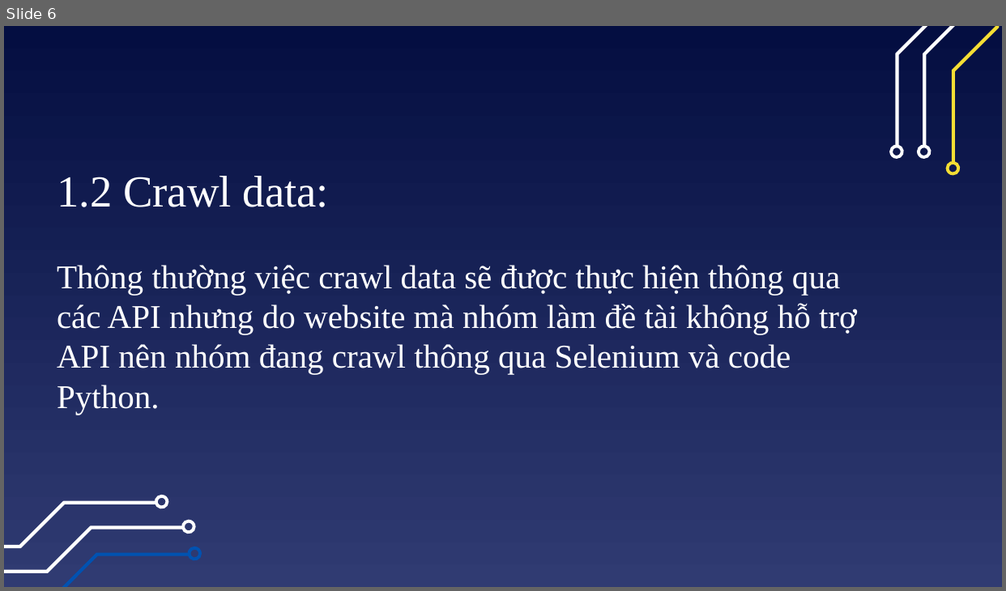
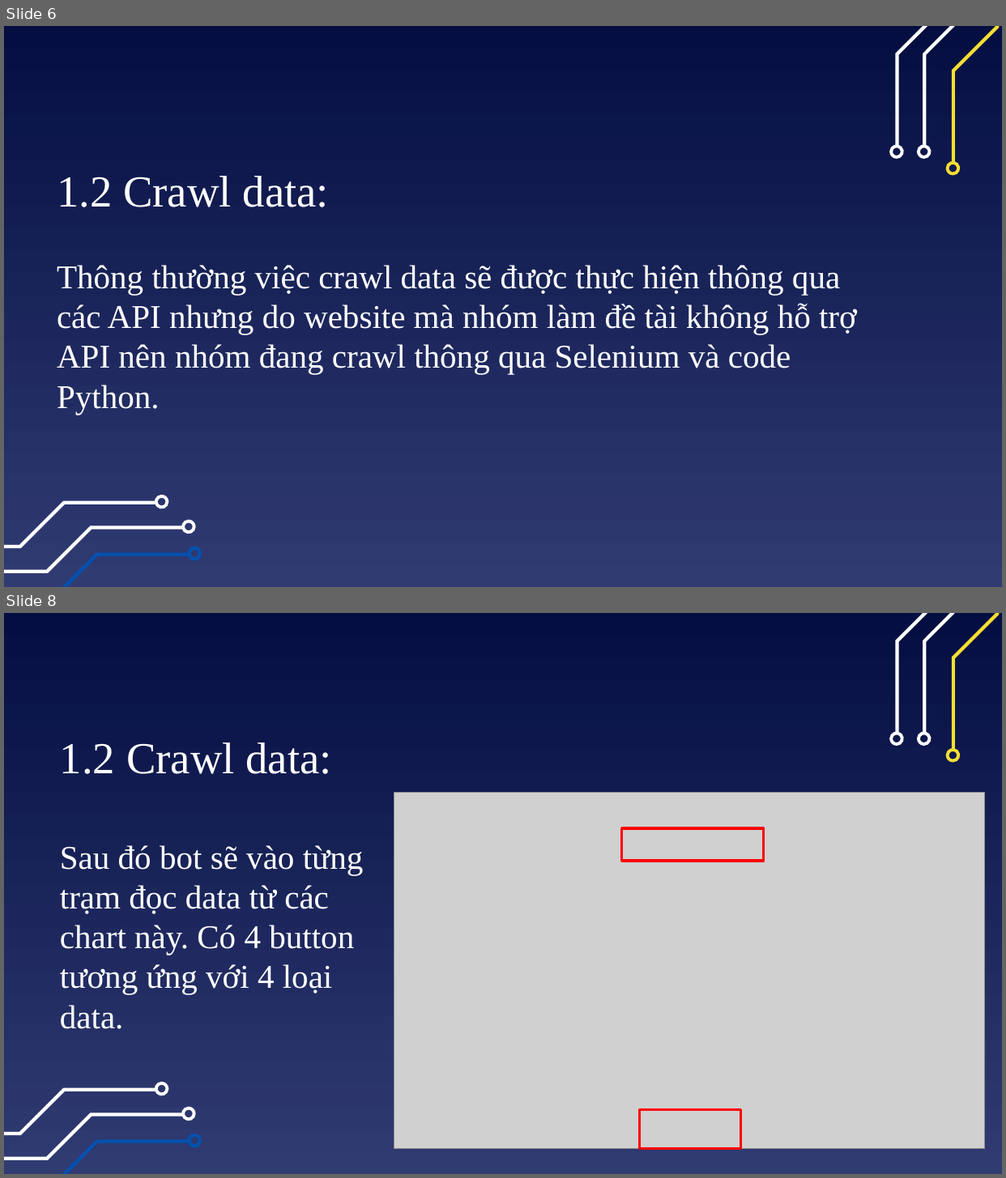
Before and after one commit to quandum/hcm_air_quality, a slide deck: report/[KyThuatXuLyDuLieu]Báo cáo đồ án cuối kỳ_Nhóm_11.pptx. Shown one above the other, each under a label of ours: slide 6 before the commit, slides 6 and 8 after it; the slides between them are not shown. The pictures are 1006x591 and 1006x1178 pixels, drawn with LibreOffice and Linux fonts; fonts in the diff are those of the drawing; grey boxes stand for pictures. Boxes give left, top, right and bottom in pixels: in the first picture for what was removed or moved away, otherwise in the second. Text is boxed around its words. In the diff, an @@ line names an element or a change of style, - is before the commit and + after.

```diff
--- a/report/[KyThuatXuLyDuLieu]Báo cáo đồ án cuối kỳ_Nhóm_11.pptx
+++ b/report/[KyThuatXuLyDuLieu]Báo cáo đồ án cuối kỳ_Nhóm_11.pptx
@@ slide 8 added at (x1=4, y1=613, x2=1002, y2=1174), background gradient #040E41 to #303B72; not listed: 12 template elements that a slide beside it also shows @@
@@ text added at (x1=60, y1=743, x2=364, y2=1029), 24 pt, text #FFFFFF @@
+1.2 Crawl data:
+Sau đó bot sẽ vào từng trạm đọc data từ các chart này. Có 4 button tương ứng với 4 loại data.
@@ picture added at (x1=394, y1=793, x2=985, y2=1149) @@
@@ rectangle added at (x1=622, y1=828, x2=764, y2=862), outline #FF0000 2 pt @@
@@ rectangle added at (x1=640, y1=1110, x2=741, y2=1149), outline #FF0000 2 pt @@
```
Also in this commit, not shown: 4 slides changed, 1 other slide added.
